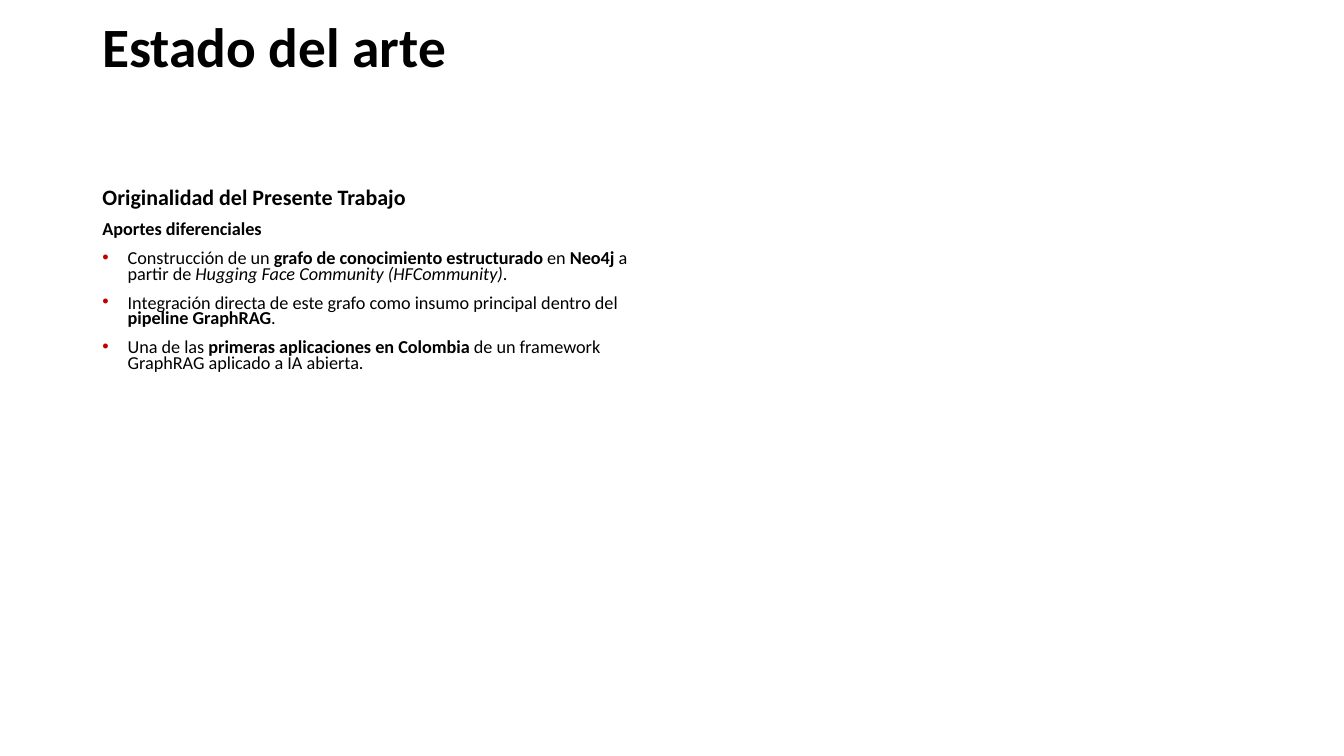
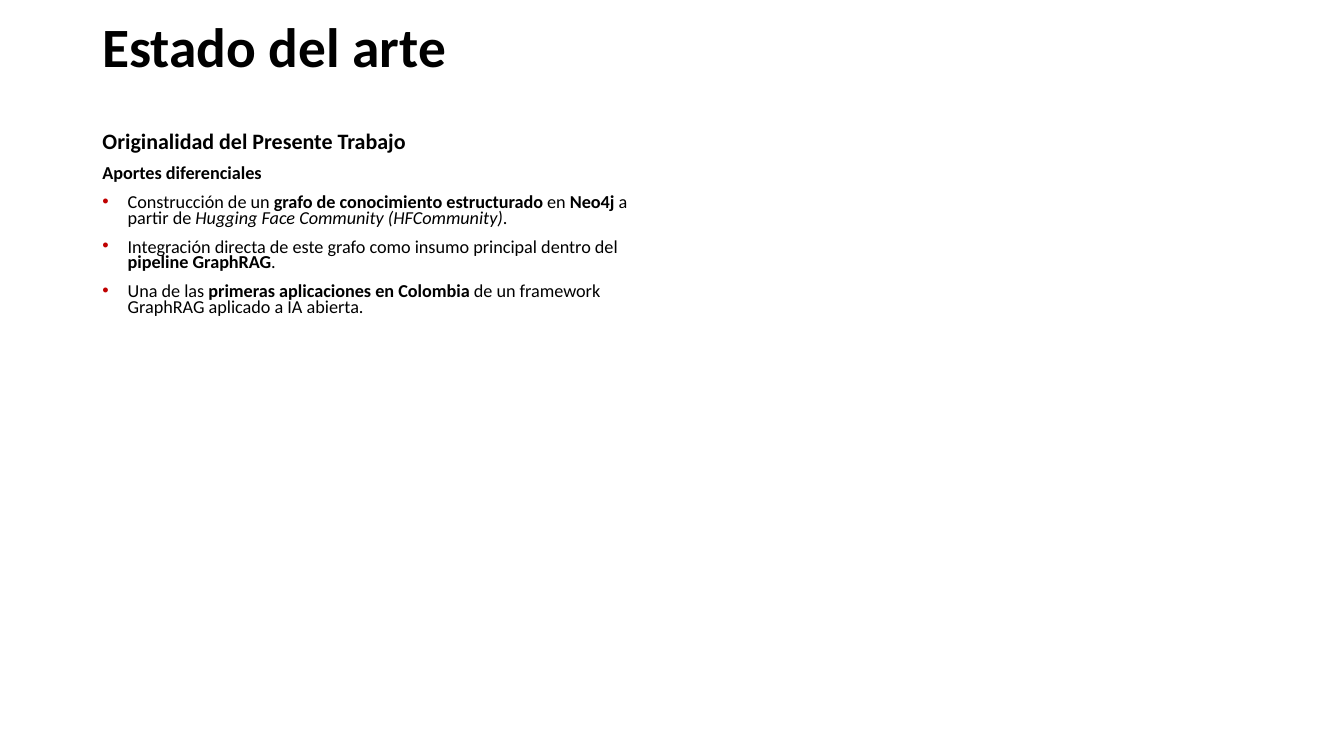
Before and after one commit to juan-aguilera/SEDI_TG, a slide deck: slide 8 of Presentacion propuesta TG.pptx (slide 5 before the commit). Drawn at 1344x756 pixels with LibreOffice and Linux fonts; fonts in the diff are those of the drawing; background and template pictures are left out. Boxes give left, top, right and bottom in pixels: in the first picture for what was removed or moved away, otherwise in the second. Text is boxed around its words. In the diff, an @@ line names an element or a change of style, - is before the commit and + after.

```diff
--- a/Presentacion propuesta TG.pptx
+++ b/Presentacion propuesta TG.pptx
@@ text "Originalidad del Presente Trabajo": place and size @@
-text "Originalidad del Presente Trabajo" at [102,189,628,372]
+text "Originalidad del Presente Trabajo" at [102,133,628,316]
```
Also in this commit, not shown: 7 other slides changed, 3 slides added, 2 other files.
